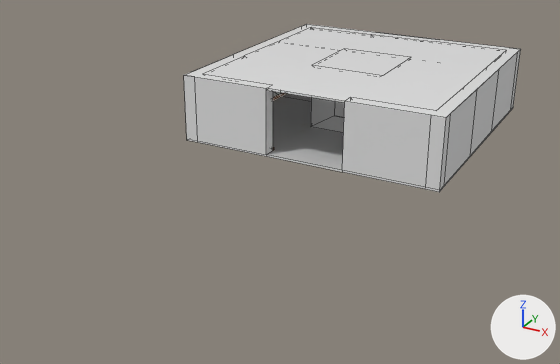
Before and after pictures for a commit that changed the Blender file resources/Gallery/gallery.blend.
Before and after are seen from a 50 mm lens placed at (18.5, -44.4, 16.7), pointed at (-0.2, -10.3, -0.3). The axes (+X, +Y, +Z) are drawn at lower right. The lights are the same throughout. Mesh edges are drawn as thin lines.

Before the edit, the objects in view are built like this:
```python
me_cube_002 = bpy.data.meshes.new('Cube.002')
me_cube_002.from_pydata(...)  # 22 vertices, 2 faces; spans x -7.0..7.1, y -8.0..7.0, z 0.1
me_cube_002.materials.append(mat_floor)
me_cube_003 = bpy.data.meshes.new('Cube.003')
me_cube_003.from_pydata(...)  # 256 vertices, 173 faces, 1 loose edge; spans x -8.0..8.0, y -8.0..8.0, z -0.1..4.1
me_cube_003.materials.append(mat_wall)  # white #e7e7e7
me_cube_004 = bpy.data.meshes.new('Cube.004')
me_cube_004.from_pydata(...)  # 32 vertices, 12 faces; spans x -7.2..7.24, y -7.24..7.2, z 0.05..0.21
me_cube_004.materials.append(mat_wood)  # brown #804400
ob_floor = bpy.data.objects.new('floor', me_cube_002)
ob_floor.location = (0.0, 0.0, 0.0)
ob_keep = bpy.data.objects.new('keep', me_cube_004)
ob_keep.location = (0.0, 0.0, 0.0)
ob_room = bpy.data.objects.new('room', me_cube_003)
ob_room.location = (0.0, 0.0, 0.0)
```
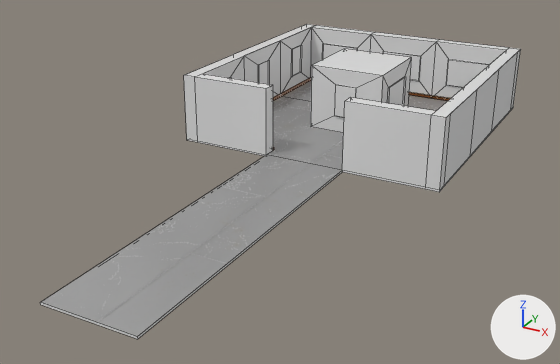
Location of each change, (x1, y1, x2, y2) in pixels of the pictures (560 x 364 px):
'baked', added
    after: (40, 24, 521, 339)
    faces in mat_wall (white #e7e7e7): (40, 24, 521, 339)
    faces in mat_floor: (40, 81, 447, 337)
    faces in mat_wood (brown #804400): (273, 77, 451, 150)
'room', deleted
    before: (184, 24, 521, 192)
'floor', deleted
    before: (267, 94, 343, 170)
'keep', deleted
    before: (273, 93, 287, 150)

Patch to the scene script:
```diff
--- a/resources/Gallery/gallery.blend.py
+++ b/resources/Gallery/gallery.blend.py
@@ img_height_png_002 @@
-img_height_png_002 = load_image('height.png.002', '../textures/floor/height.png', 1024, 1024, 'Non-Color')
+img_height_png_002 = load_image('height.png', '../textures/floor/height.png', 1024, 1024, 'sRGB')
@@ img_metallic_png_001 @@
-img_metallic_png_001 = load_image('metallic.png.001', '../textures/floor/metallic.png', 1024, 1024, 'Non-Color')
+img_metallic_png_001 = load_image('metallic.png', '../textures/floor/metallic.png', 1024, 1024, 'sRGB')
@@ img_roughness_png_002 @@
-img_roughness_png_002 = load_image('roughness.png.002', '../textures/floor/roughness.png', 1024, 1024, 'Non-Color')
+img_roughness_png_002 = load_image('roughness.png', '../textures/floor/roughness.png', 1024, 1024, 'sRGB')
@@ img_normal_png_002 @@
-img_normal_png_002 = load_image('normal.png.002', '../textures/floor/normal.png', 1024, 1024, 'Non-Color')
+img_normal_png_002 = load_image('normal.png', '../textures/floor/normal.png', 1024, 1024, 'sRGB')
@@ img_color_png_002 @@
-img_color_png_002 = load_image('color.png.002', '../textures/wall/color.png', 1024, 1024, 'sRGB')
+img_color_png_002 = load_image('color.png', '../textures/wall/color.png', 1024, 1024, 'sRGB')
@@ me_cube_001 @@
+me_cube_001.from_pydata(...)  # 276 vertices, 190 faces, 1 loose edge; spans x -8.0..8.0, y -26.0..8.0, z -0.1..4.1
+# faces by material slot: [175, 3, 12]
+me_cube_001.materials.append(mat_wall)  # white #e7e7e7
+me_cube_001.materials.append(mat_floor)
+me_cube_001.materials.append(mat_wood)  # brown #804400
@@ ob_floor @@
-ob_floor = bpy.data.objects.new('floor', me_cube_002)
-ob_floor.location = (0.0, 0.0, 0.0)
@@ ob_room @@
-ob_room = bpy.data.objects.new('room', me_cube_003)
-ob_room.location = (0.0, 0.0, 0.0)
@@ ob_keep @@
-ob_keep = bpy.data.objects.new('keep', me_cube_004)
-ob_keep.location = (0.0, 0.0, 0.0)
@@ ob_baked @@
+ob_baked = bpy.data.objects.new('baked', me_cube_001)
+ob_baked.location = (0.0, 0.0, 0.0)
```
